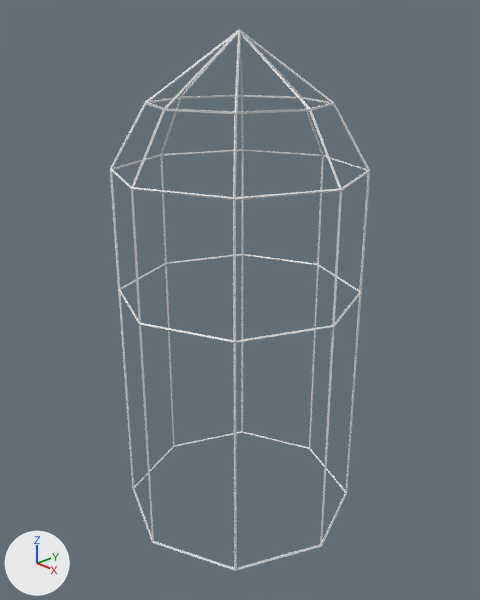
One commit to the Blender file assets/external/rocket.blend: the scene before it, then after it.
Both versions are drawn from a camera (50 mm lens) standing at (3.77, -3.54, 2.94) and looking at (0.02, -0.02, 0.93). Every picture has the same lights, and +X, +Y and +Z are marked at lower left.
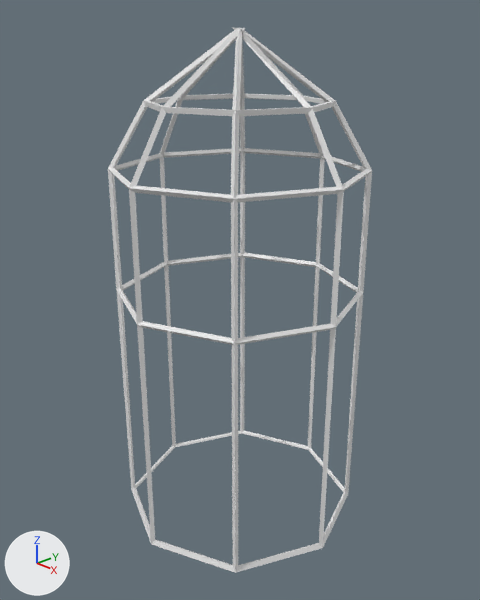
Changed parts and their boxes (x1, y1, x2, y2) in the pictures (480 x 600 px):
```json
{"object": "Cylinder", "change": "modifiers changed", "before": [110, 29, 370, 571], "after": [108, 27, 372, 573]}
```

The change, as JSON lines over the scene's bpy script:
```json
{"block": "ob_cylinder", "where": "_m = ob_cylinder.modifiers.new('Wireframe', 'WIREFRAME')"}
{"op": "add", "block": "ob_cylinder", "code": "_m.thickness = 0.05"}
```
